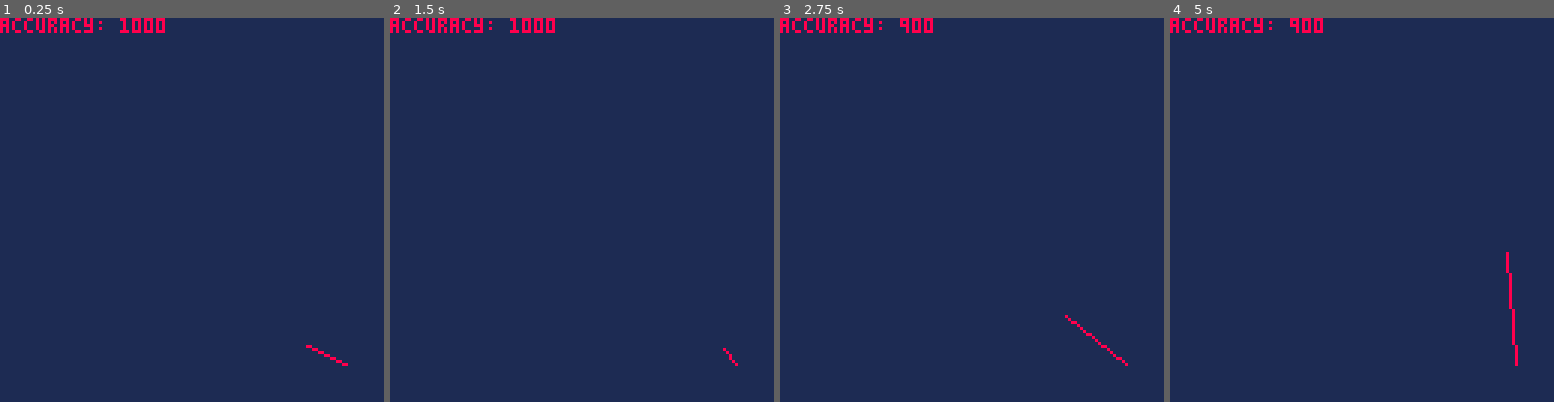
Above: before the commit, frames 1-4 (left to right).
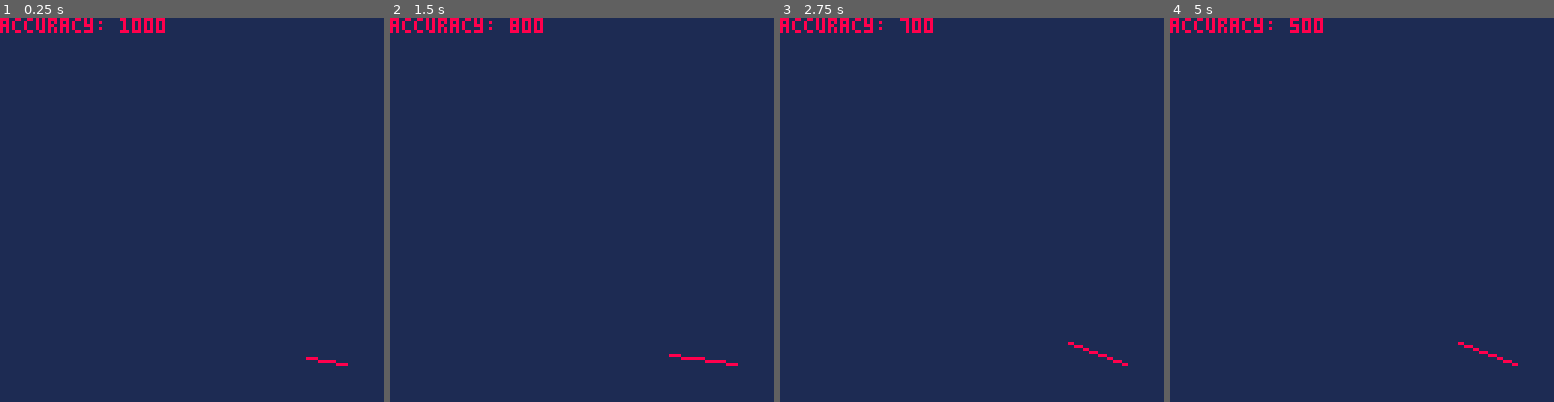
Above: after the commit, the same moments.

Repository: ljsnell/pico-8-drag-racing
Game: PICO-8 cartridge dragracing.p8
Same seed, same stepped clock (60 frames per second), same inputs: the game is played once before the commit and once after it.
Inputs:
- Up to frame 1 (0.25 s): no input
- Up to frame 2 (1.5 s): tap X (X key) at 0.33, 1.07 s
- Up to frame 3 (2.75 s): tap X (X key) at 1.85 s
- Up to frame 4 (5 s): tap X (X key) at 2.97, 4.08 s

The runs differ from the first frame. In frame 1, 0.1% of the frame differs, in the area x 79-90%, y 85-91%; in frame 2, 0.3%; in frame 3, 0.3%; in frame 4, 0.4%, in the area x 31-91%, y 0-91%.

Commit message:
Slightly better graphical smoothing.

Diff:
--- a/dragracing.p8
+++ b/dragracing.p8
@@ -12,7 +12,7 @@
 
 function _update()
   if (btnp(5)) then
-    line_y0+=15
+    line_x0-=15
   end
 
   if (line_x0>115 or line_x0<90) then
@@ -21,7 +21,7 @@
     accuracy -= 100
   else
   	line_x0+=.25
-  	line_y0-=.75
+  	line_y0-=.25
   end
 end
 
